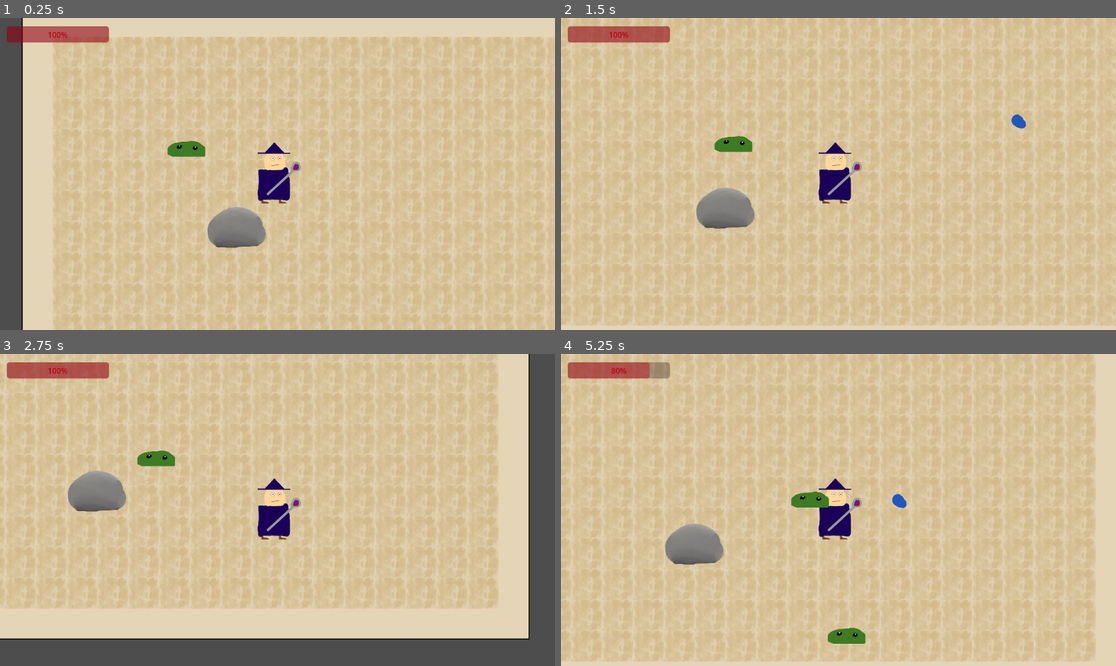
Above: before the commit, frames 1-4 (two rows, left to right).
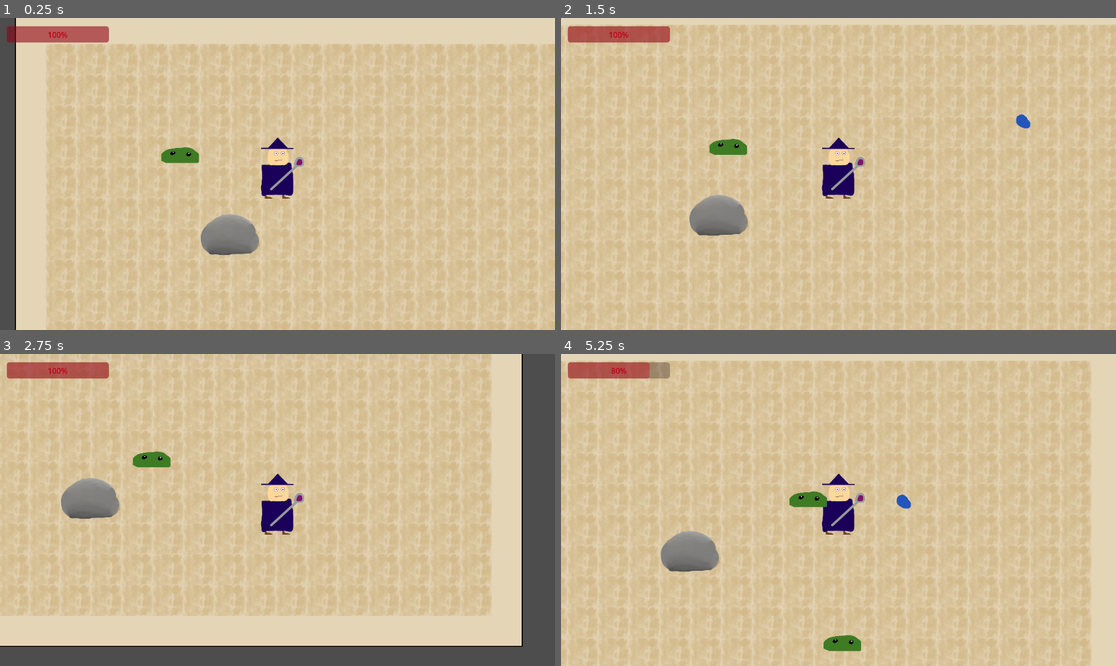
Above: after the commit, the same moments.

Repository: nuaht1/Eksamens-Projekt
Game: Godot game, scene res://node_2d.tscn
Same seed, same stepped clock (60 frames per second), same inputs: the game is played once before the commit and once after it.
Inputs (mouse positions are in pixels of both pictures, inside the frame that each line leads up to):
- Up to frame 1 (0.25 s): no input
- Up to frame 2 (1.5 s): move the mouse to (960, 158) at 0.52 s; hold Right (ui_right) 0.53-1.28 s; click (960, 158) at 0.67 s; move the mouse to (727, 189) at 1.27 s; hold Down (ui_down) from 1.28 s (still down)
- Up to frame 3 (2.75 s): move the mouse to (333, 441) at 2.02 s; release Down (ui_down) at 2.03 s; hold Right (ui_right) from 2.03 s (still down)
- Up to frame 4 (5.25 s): move the mouse to (810, 572) at 2.77 s; release Right (ui_right) at 2.78 s; hold Up (ui_up) 2.78-3.53 s; click (810, 572) at 2.92 s; move the mouse to (1005, 556) at 3.52 s; hold Left (ui_left) 3.53-5.03 s; move the mouse to (672, 463) at 4.27 s; move the mouse to (866, 510) at 5.02 s; hold Down (ui_down) from 5.03 s (still down); click (866, 510) at 5.17 s

The runs differ from the first frame. In frame 1, 14% of the frame differs, in the area x 2-100%, y 0-100%; in frame 2, 15%; in frame 3, 15%, in the area x 0-96%, y 0-94%; in frame 4, 14%.

Commit message:
Spell start range change

Diff:
--- a/eksamens-projekt/node_2d.tscn
+++ b/eksamens-projekt/node_2d.tscn
@@ -84,7 +84,7 @@
 sources/0 = SubResource("TileSetAtlasSource_x0ka3")
 
 [sub_resource type="RectangleShape2D" id="RectangleShape2D_y32ns"]
-size = Vector2(34, 43)
+size = Vector2(46, 53.5)
 
 [sub_resource type="NavigationPolygon" id="NavigationPolygon_0e48y"]
 vertices = PackedVector2Array(636.031, -274.008, 637.961, 355.008, -493.039, 356.977, -495.953, -275.977)
@@ -104,16 +104,16 @@
 tile_set = SubResource("TileSet_0h7mo")
 
 [node name="CharacterBody2D" type="CharacterBody2D" parent="." groups=["player"]]
-position = Vector2(504, 284)
+position = Vector2(517, 268)
 collision_layer = 3
 script = ExtResource("1_0e48y")
 
 [node name="CollisionShape2D" type="CollisionShape2D" parent="CharacterBody2D"]
-position = Vector2(-5, 24.5)
+position = Vector2(0, 7.25)
 shape = SubResource("RectangleShape2D_y32ns")
 
 [node name="Sprite2D" type="Sprite2D" parent="CharacterBody2D"]
-position = Vector2(4.76837e-06, -3.00001)
+position = Vector2(8, -12)
 scale = Vector2(0.507813, 0.5)
 texture = ExtResource("5_kdubu")
 
@@ -122,6 +122,7 @@
 navigation_polygon = SubResource("NavigationPolygon_0e48y")
 
 [node name="Camera2D" type="Camera2D" parent="CharacterBody2D"]
+position = Vector2(1, 1)
 
 [node name="Acid_Slime" parent="." instance=ExtResource("3_epypp")]
 position = Vector2(294, 216)
--- a/eksamens-projekt/player.gd
+++ b/eksamens-projekt/player.gd
@@ -13,7 +13,7 @@
 # ——————————————————————————————————————————————————————————————
 # WaterSpell
 var WaterSpellScene: PackedScene = preload("res://water_spell.tscn")
-@export var spell_spawn_offset: float = 100.0  # pixels in front of the player
+@export var spell_spawn_offset: float = 110.0  # pixels in front of the player
 
 func _ready() -> void:
 	current_health = max_health
